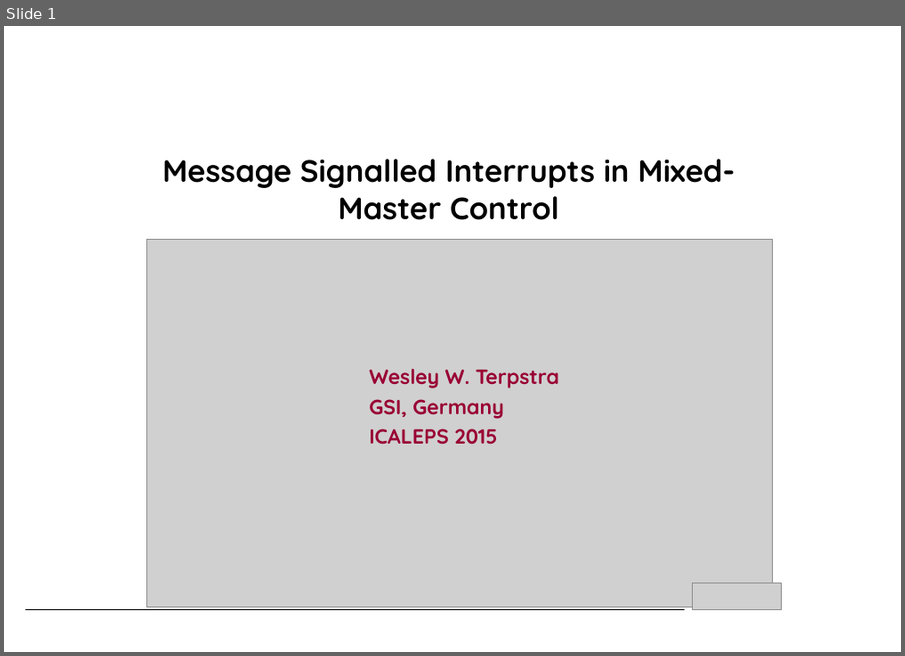
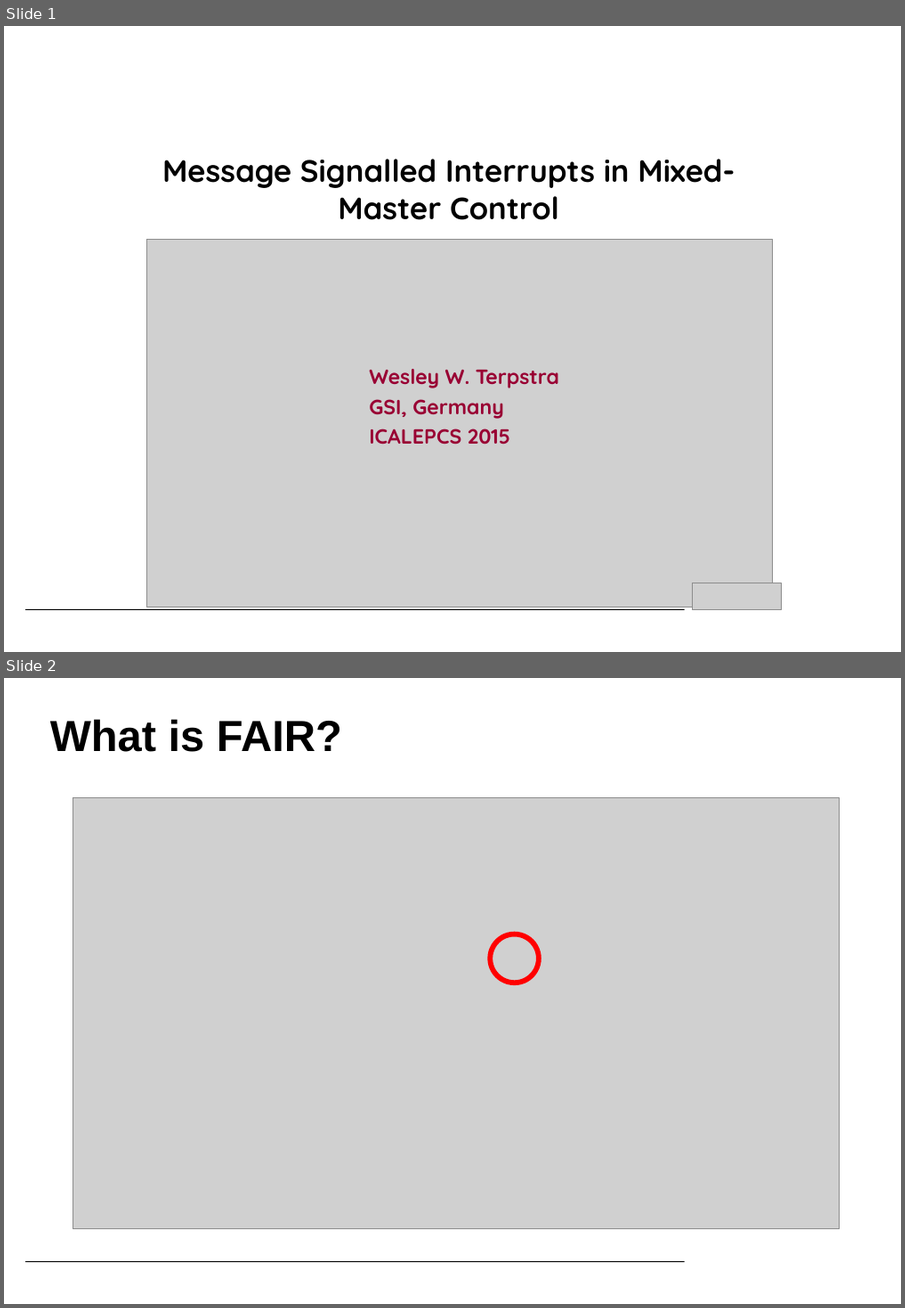
Before and after one commit to terpstra/wbmsi, a slide deck: THHA2O03_talk.odp. Shown one above the other, each under a label of ours: slide 1 before the commit, slides 1 and 2 after it. The pictures are 905x656 and 905x1308 pixels, drawn with LibreOffice and Linux fonts; fonts in the diff are those of the drawing; grey boxes stand for pictures; background and template pictures are left out. Boxes give left, top, right and bottom in pixels: in the first picture for what was removed or moved away, otherwise in the second. Text is boxed around its words. In the diff, an @@ line names an element or a change of style, - is before the commit and + after.

```diff
--- a/THHA2O03_talk.odp
+++ b/THHA2O03_talk.odp
@@ slide 2 added at bbox=[4, 678, 901, 1304], background #FFFFFF; not listed: 1 template element that a slide beside it also shows @@
@@ title added at bbox=[50, 719, 342, 752], 38 pt, text #000000, bold @@
+What is FAIR?
@@ picture added at bbox=[73, 797, 840, 1229] @@
@@ ellipse added at bbox=[491, 934, 539, 982], outline #FF0000 4.51 pt @@
@@ slide 1 changed as well @@
@@ subtitle at bbox=[369, 428, 510, 444]: text changed @@
-ICALEPS 2015
+ICALEPCS 2015
```
Also in this commit, not shown: 10 other slides changed, 4 other slides added.
